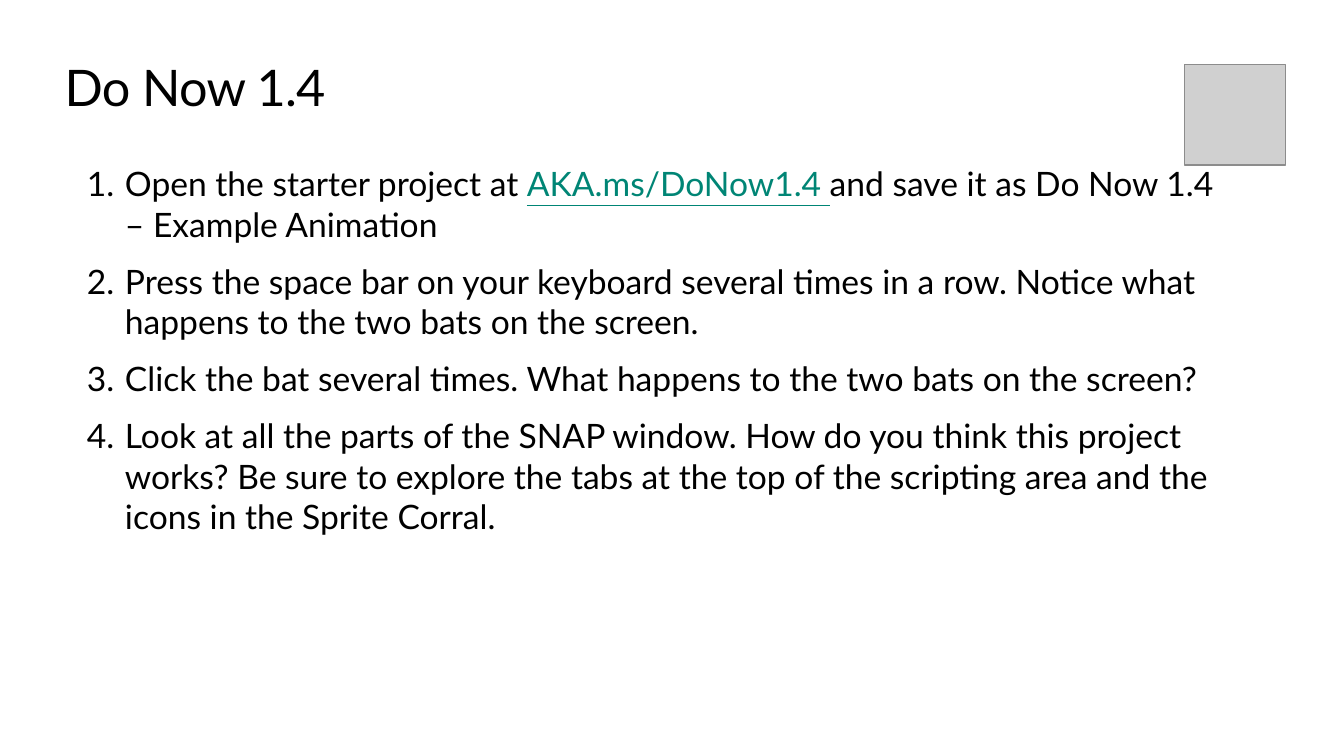
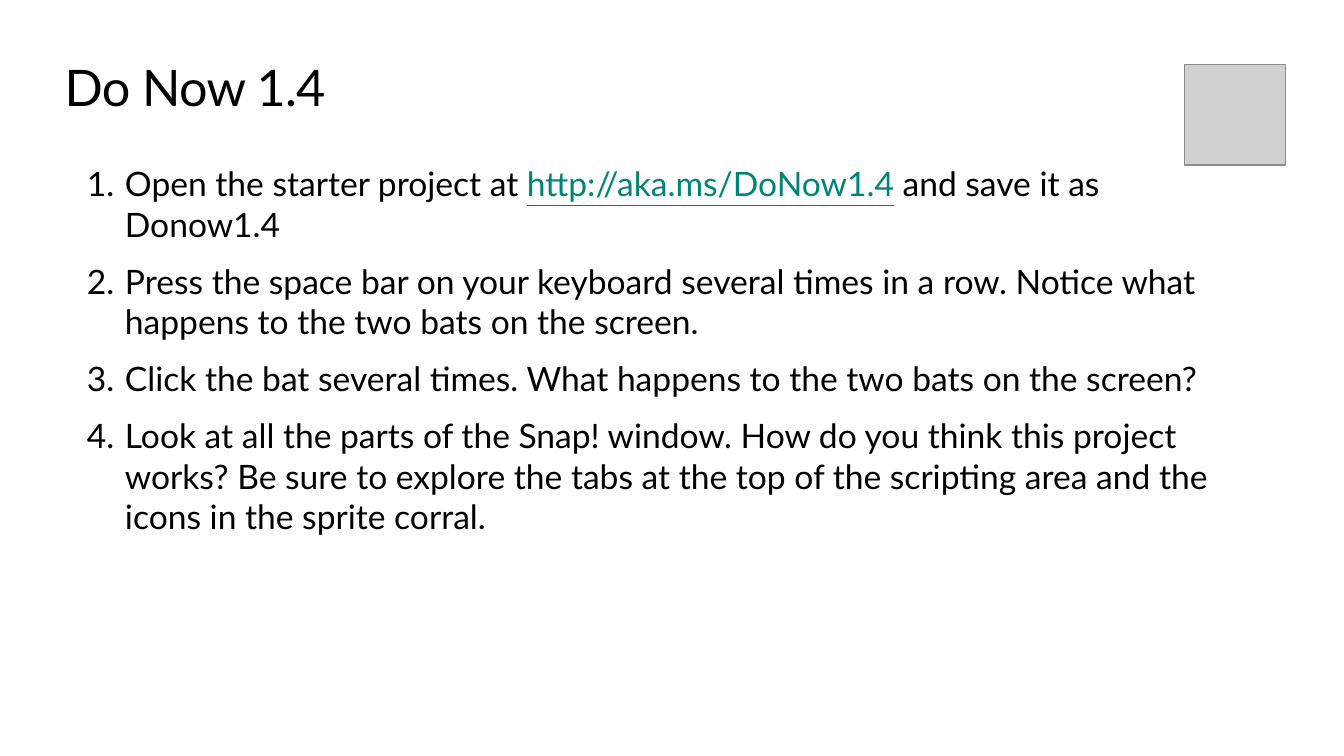
Before and after one commit to TEALSK12/introduction-to-computer-science, a slide deck: slide 4 of slidedecks/TEALS SNAP 1.4.pptx. Drawn at 1344x756 pixels with LibreOffice and Linux fonts; fonts in the diff are those of the drawing; grey boxes stand for pictures; background and template pictures are left out. Boxes give left, top, right and bottom in pixels: in the first picture for what was removed or moved away, otherwise in the second. Text is boxed around its words. In the diff, an @@ line names an element or a change of style, - is before the commit and + after.

Commit message:
Slides updated

```diff
--- a/slidedecks/TEALS SNAP 1.4.pptx
+++ b/slidedecks/TEALS SNAP 1.4.pptx
@@ text at (125, 171, 1099, 238): text changed @@
-1. Open the starter project at AKA.ms/DoNow1.4 and save it as Do Now 1.4 – Example Animation
+1. Open the starter project at http://aka.ms/DoNow1.4 and save it as Donow1.4
@@ text at (125, 423, 1208, 535): text changed @@
-4. Look at all the parts of the SNAP window. How do you think this project works? Be sure to explore the tabs at the top of the scripting area and the icons in the Sprite Corral.
+4. Look at all the parts of the Snap! window. How do you think this project works? Be sure to explore the tabs at the top of the scripting area and the icons in the sprite corral.
```
Also in this commit, not shown: 5 other slides changed, 4 other files.
